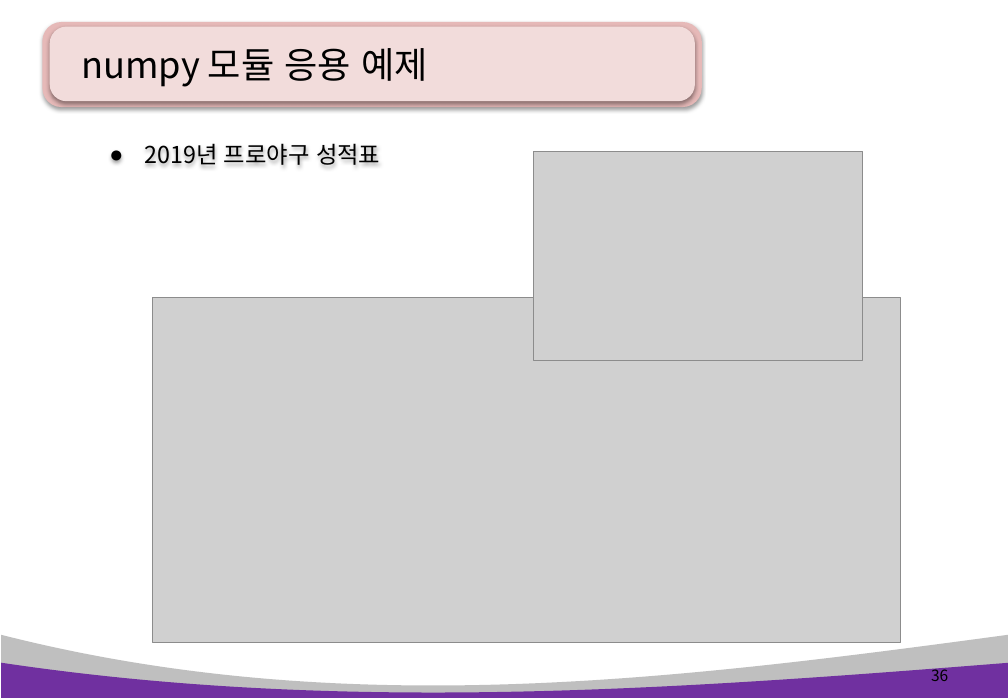
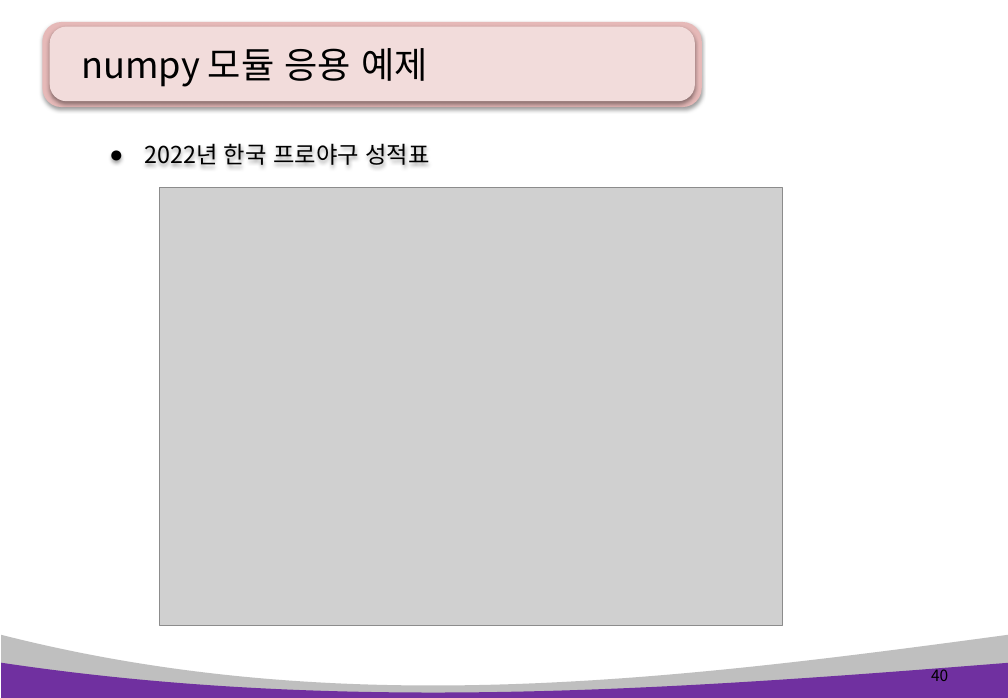
Before and after one commit to pshho/ngreen_project, a slide deck: slide 40 of pyWorks/자료/python_ppt/Python 13장. 데이터 분석 및 시각화 .pptx (slide 36 before the commit). Drawn at 1008x698 pixels with LibreOffice and Linux fonts; fonts in the diff are those of the drawing; grey boxes stand for pictures. Boxes give left, top, right and bottom in pixels: in the first picture for what was removed or moved away, otherwise in the second. Text is boxed around its words. In the diff, an @@ line names an element or a change of style, - is before the commit and + after.

```diff
--- a/pyWorks/자료/python_ppt/Python 13장. 데이터 분석 및 시각화 .pptx
+++ b/pyWorks/자료/python_ppt/Python 13장. 데이터 분석 및 시각화 .pptx
@@ text at [144, 144, 429, 165]: text changed @@
-● 2019년 프로야구 성적표
+● 2022년 한국 프로야구 성적표
@@ picture removed at [533, 151, 863, 360] @@
@@ picture: place and size @@
-picture at [153, 298, 901, 642]
+picture at [160, 188, 783, 625]
@@ page number at [931, 666, 948, 681]: text changed @@
-36
+40
```
Also in this commit, not shown: 2 other slides changed, 7 slides added, 1 slide removed, 11 other files.
